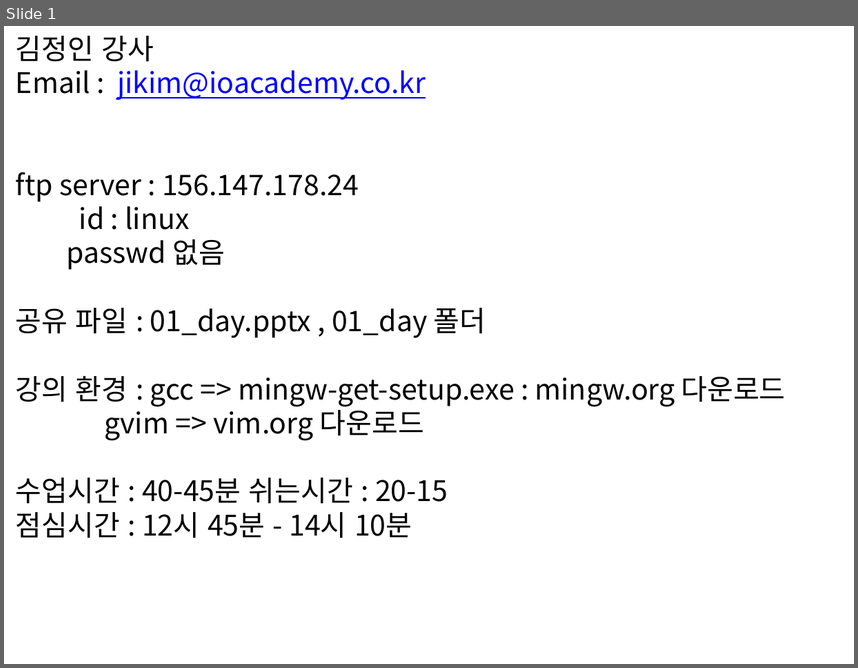
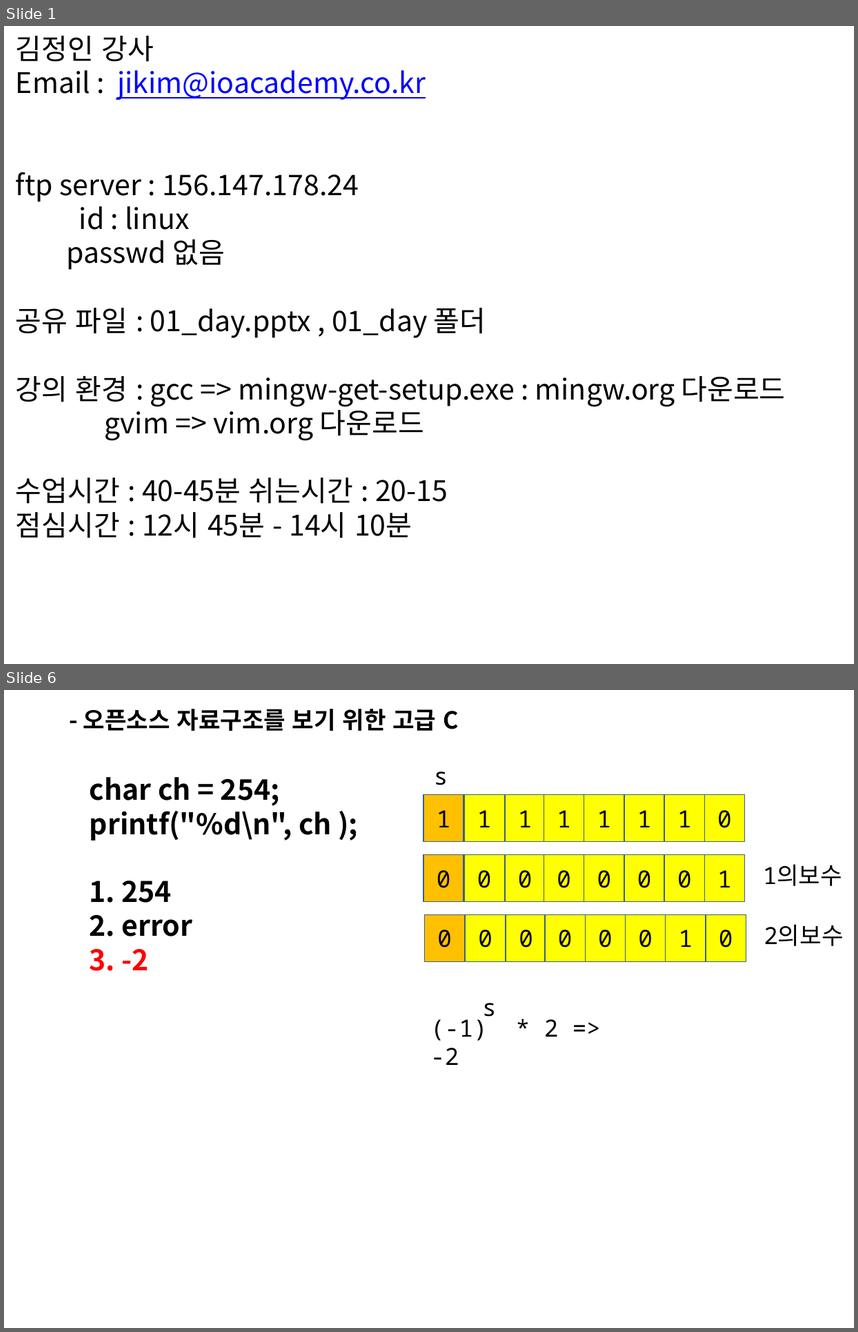
Before and after one commit to chisun-joung/osdsalgo_c, a slide deck: 01_day.pptx. Shown one above the other, each under a label of ours: slide 1 before the commit, slides 1 and 6 after it; the slides between them are not shown. The pictures are 858x668 and 858x1332 pixels, drawn with LibreOffice and Linux fonts; fonts in the diff are those of the drawing. Boxes give left, top, right and bottom in pixels: in the first picture for what was removed or moved away, otherwise in the second. Text is boxed around its words. In the diff, an @@ line names an element or a change of style, - is before the commit and + after.

```diff
--- a/01_day.pptx
+++ b/01_day.pptx
@@ slide 6 added at (4,690,854,1328), background #FFFFFF @@
@@ text added at (83,709,458,731), 20 pt, text #000000, bold @@
+- 오픈소스 자료구조를 보기 위한 고급 C
@@ text added at (434,771,448,785), 20 pt, text #000000 @@
+s
@@ text added at (90,777,332,971), 24 pt, text #000000, bold @@
+char ch = 254;
+printf("%d\n", ch );
+1. 254
+2. error
+3. -2
@@ rectangle added at (423,795,463,841), fill #FFC000, outline #3A5F8C 0.75 pt, 20 pt, text #000000 @@
+1
@@ rectangle added at (464,795,504,841), fill #FFFF00, outline #3A5F8C 0.75 pt, 20 pt, text #000000 @@
+1
@@ rectangle added at (505,795,545,841), fill #FFFF00, outline #3A5F8C 0.75 pt, 20 pt, text #000000 @@
+1
@@ rectangle added at (544,795,584,841), fill #FFFF00, outline #3A5F8C 0.75 pt, 20 pt, text #000000 @@
+1
@@ rectangle added at (584,795,624,841), fill #FFFF00, outline #3A5F8C 0.75 pt, 20 pt, text #000000 @@
+1
@@ rectangle added at (624,795,664,841), fill #FFFF00, outline #3A5F8C 0.75 pt, 20 pt, text #000000 @@
+1
@@ rectangle added at (664,795,704,841), fill #FFFF00, outline #3A5F8C 0.75 pt, 20 pt, text #000000 @@
+1
@@ rectangle added at (704,795,744,841), fill #FFFF00, outline #3A5F8C 0.75 pt, 20 pt, text #000000 @@
+0
@@ rectangle added at (423,855,463,902), fill #FFC000, outline #3A5F8C 0.75 pt, 20 pt, text #000000 @@
+0
@@ rectangle added at (464,855,504,902), fill #FFFF00, outline #3A5F8C 0.75 pt, 20 pt, text #000000 @@
+0
@@ rectangle added at (505,855,545,902), fill #FFFF00, outline #3A5F8C 0.75 pt, 20 pt, text #000000 @@
+0
@@ rectangle added at (544,855,584,902), fill #FFFF00, outline #3A5F8C 0.75 pt, 20 pt, text #000000 @@
+0
@@ rectangle added at (584,855,624,902), fill #FFFF00, outline #3A5F8C 0.75 pt, 20 pt, text #000000 @@
+0
@@ rectangle added at (624,855,664,902), fill #FFFF00, outline #3A5F8C 0.75 pt, 20 pt, text #000000 @@
+0
@@ rectangle added at (664,855,704,902), fill #FFFF00, outline #3A5F8C 0.75 pt, 20 pt, text #000000 @@
+0
@@ rectangle added at (704,855,744,902), fill #FFFF00, outline #3A5F8C 0.75 pt, 20 pt, text #000000 @@
+1
@@ text added at (763,864,842,886), 20 pt, text #000000 @@
+1의보수
@@ rectangle added at (425,914,465,961), fill #FFC000, outline #3A5F8C 0.75 pt, 20 pt, text #000000 @@
+0
@@ rectangle added at (466,914,506,961), fill #FFFF00, outline #3A5F8C 0.75 pt, 20 pt, text #000000 @@
+0
@@ rectangle added at (506,914,546,961), fill #FFFF00, outline #3A5F8C 0.75 pt, 20 pt, text #000000 @@
+0
@@ rectangle added at (545,914,584,961), fill #FFFF00, outline #3A5F8C 0.75 pt, 20 pt, text #000000 @@
+0
@@ rectangle added at (586,914,626,961), fill #FFFF00, outline #3A5F8C 0.75 pt, 20 pt, text #000000 @@
+0
@@ rectangle added at (626,914,665,961), fill #FFFF00, outline #3A5F8C 0.75 pt, 20 pt, text #000000 @@
+0
@@ rectangle added at (665,914,705,961), fill #FFFF00, outline #3A5F8C 0.75 pt, 20 pt, text #000000 @@
+1
@@ rectangle added at (705,914,745,961), fill #FFFF00, outline #3A5F8C 0.75 pt, 20 pt, text #000000 @@
+0
@@ text added at (764,924,843,946), 20 pt, text #000000 @@
+2의보수
@@ text added at (430,1014,559,1065), 20 pt, text #000000 @@
+(-1) * 2 => -2
@@ text added at (482,1003,497,1016), 20 pt, text #000000 @@
+s
```
Also in this commit, not shown: 1 slide changed, 16 other slides added, 1 other file.
